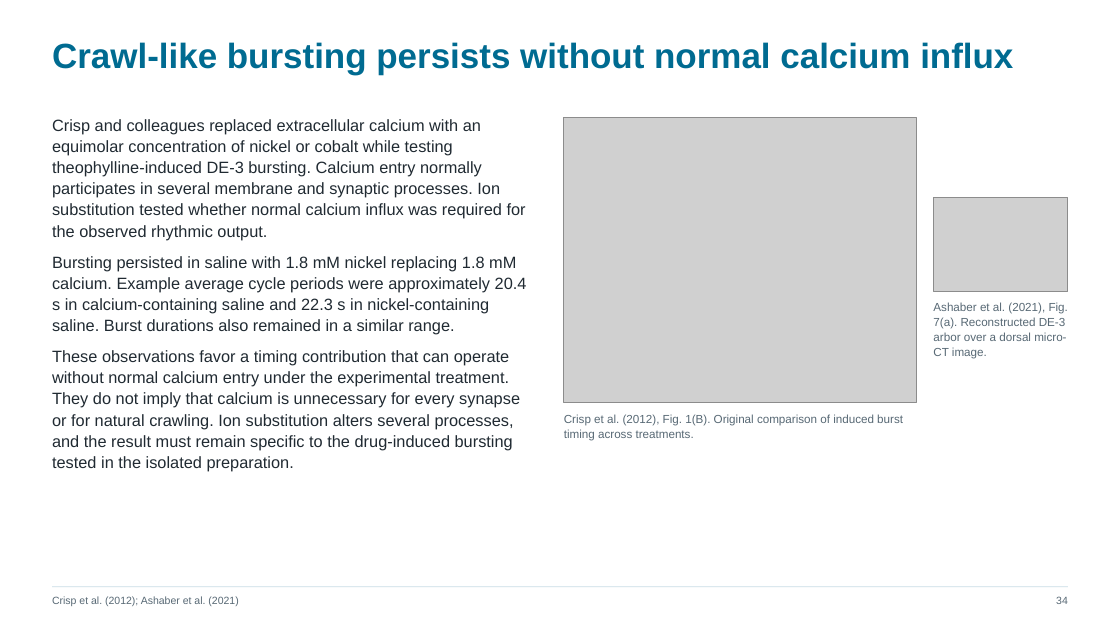
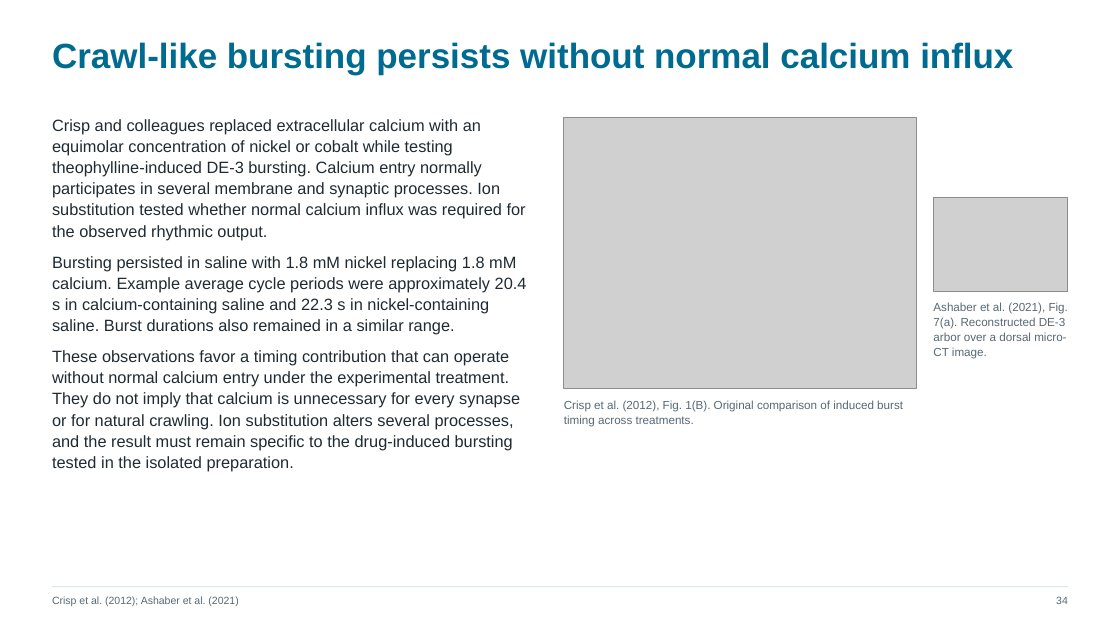
Before and after one commit to jordanxxlopez/NEUROETHOLOGY, a slide deck: slide 34 of lectures/L6/Neuroethology_Lecture6_FA2026.pptx. Drawn at 1120x630 pixels with LibreOffice and Linux fonts; fonts in the diff are those of the drawing; grey boxes stand for pictures. Boxes give left, top, right and bottom in pixels: in the first picture for what was removed or moved away, otherwise in the second. Text is boxed around its words. In the diff, an @@ line names an element or a change of style, - is before the commit and + after.

Commit message:
Refine Lecture 6 figure boundary to exclude the neighboring panel

```diff
--- a/lectures/L6/Neuroethology_Lecture6_FA2026.pptx
+++ b/lectures/L6/Neuroethology_Lecture6_FA2026.pptx
@@ picture: place and size @@
-picture at (564,118,917,402)
+picture at (564,118,917,388)
@@ text "Crisp et al. (2012), Fig. ...": place and size @@
-text "Crisp et al. (2012), Fig. ..." at (564,414,903,441)
+text "Crisp et al. (2012), Fig. ..." at (564,400,903,427)
```
Also in this commit, not shown: 2 other slides changed, 2 other files.
